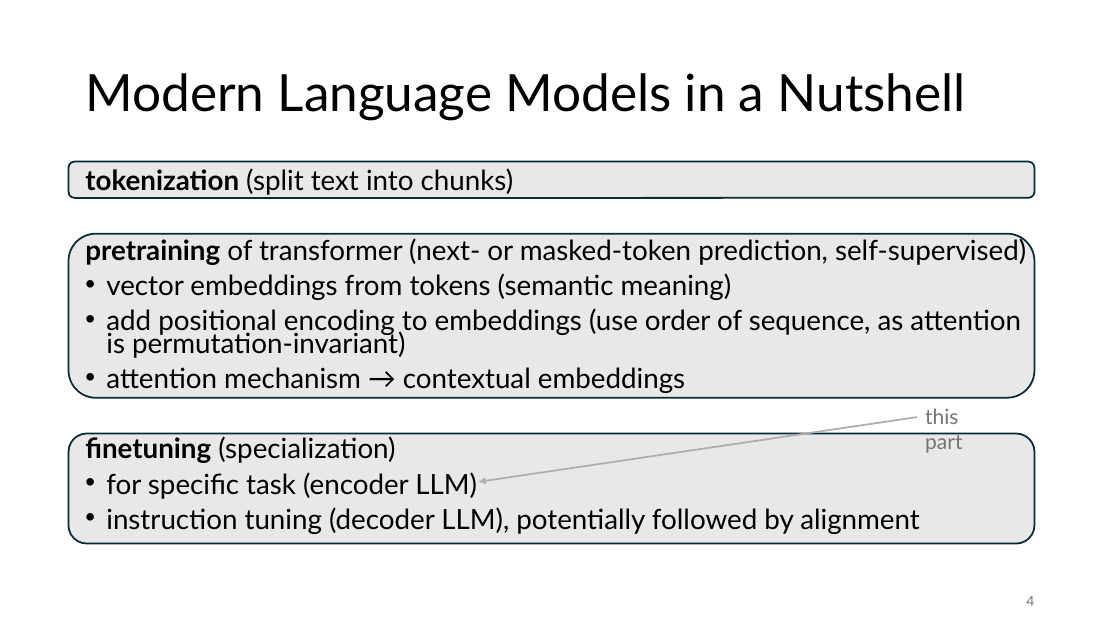
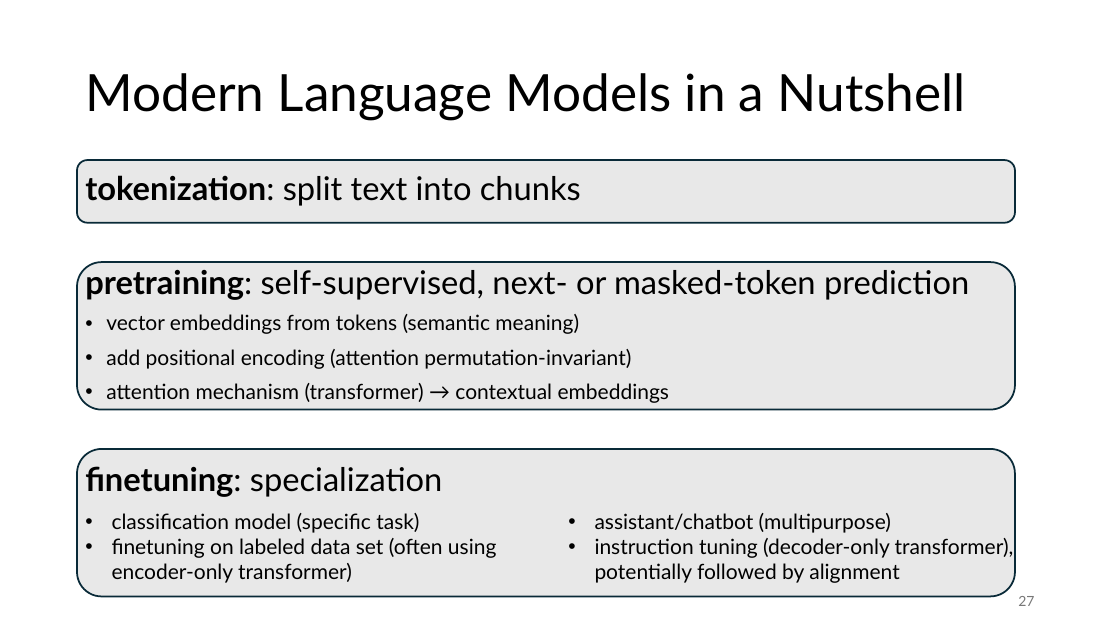
Before and after one commit to FelixWick/language_models, a slide deck: slide 27 of slides/5_finetuning.pptx (slide 4 before the commit). Drawn at 1120x630 pixels with LibreOffice and Linux fonts; fonts in the diff are those of the drawing. Boxes give left, top, right and bottom in pixels: in the first picture for what was removed or moved away, otherwise in the second. Text is boxed around its words. In the diff, an @@ line names an element or a change of style, - is before the commit and + after.

```diff
--- a/slides/5_finetuning.pptx
+++ b/slides/5_finetuning.pptx
@@ rounded rectangle: place and size @@
-rounded rectangle at (69,161,1035,197)
+rounded rectangle at (77,160,1016,223)
@@ text at (85,175,969,300): text changed; size 23.8 to 28 pt @@
-tokenization (split text into chunks)
-pretraining of transformer (next- or masked-token prediction, self-supervised)
+tokenization: split text into chunks
+pretraining: self-supervised, next- or masked-token prediction
@@ rounded rectangle: place and size @@
-rounded rectangle at (69,234,1035,397)
+rounded rectangle at (77,262,1016,410)
@@ text at (106,314,579,334): size 23.8 to 18 pt in "vector embeddings from tokens (semantic meaning)"; line spacing 0.7 to 0.9 @@
@@ text at (85,349,669,497): text changed; size 23.8 to 18 pt @@
-• add positional encoding to embeddings (use order of sequence, as attention is permutation-invariant)
-• attention mechanism → contextual embeddings
-finetuning (specialization)
-• for specific task (encoder LLM)
-• instruction tuning (decoder LLM), potentially followed by alignment
+• add positional encoding (attention permutation-invariant)
+• attention mechanism (transformer) → contextual embeddings
+finetuning: specialization
@@ arrow removed from (918, 418) to (479, 482) @@
@@ text removed at (925,408,962,453) @@
-this part
@@ rounded rectangle: place and size @@
-rounded rectangle at (69,434,1035,544)
+rounded rectangle at (77,449,1016,597)
@@ text added at (112,513,496,583), 18 pt, text #000000 @@
+• classification model (specific task)
+• finetuning on labeled data set (often using encoder-only transformer)
@@ text added at (595,513,1014,583), 18 pt, text #000000 @@
+• assistant/chatbot (multipurpose)
+• instruction tuning (decoder-only transformer), potentially followed by alignment
@@ page number at (1018,596,1034,606): text changed @@
-4
+27
```
Also in this commit, not shown: 1 other slide changed, 1 slide added, 5 other files.
